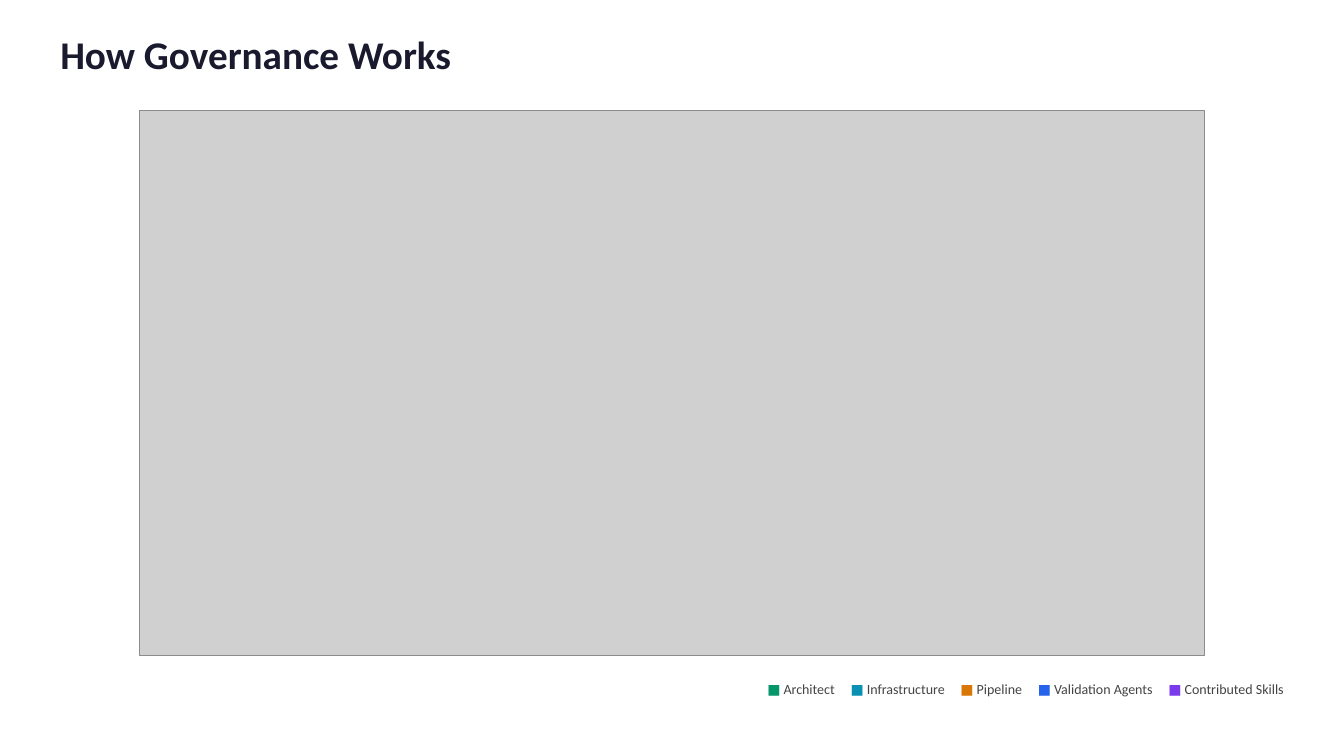
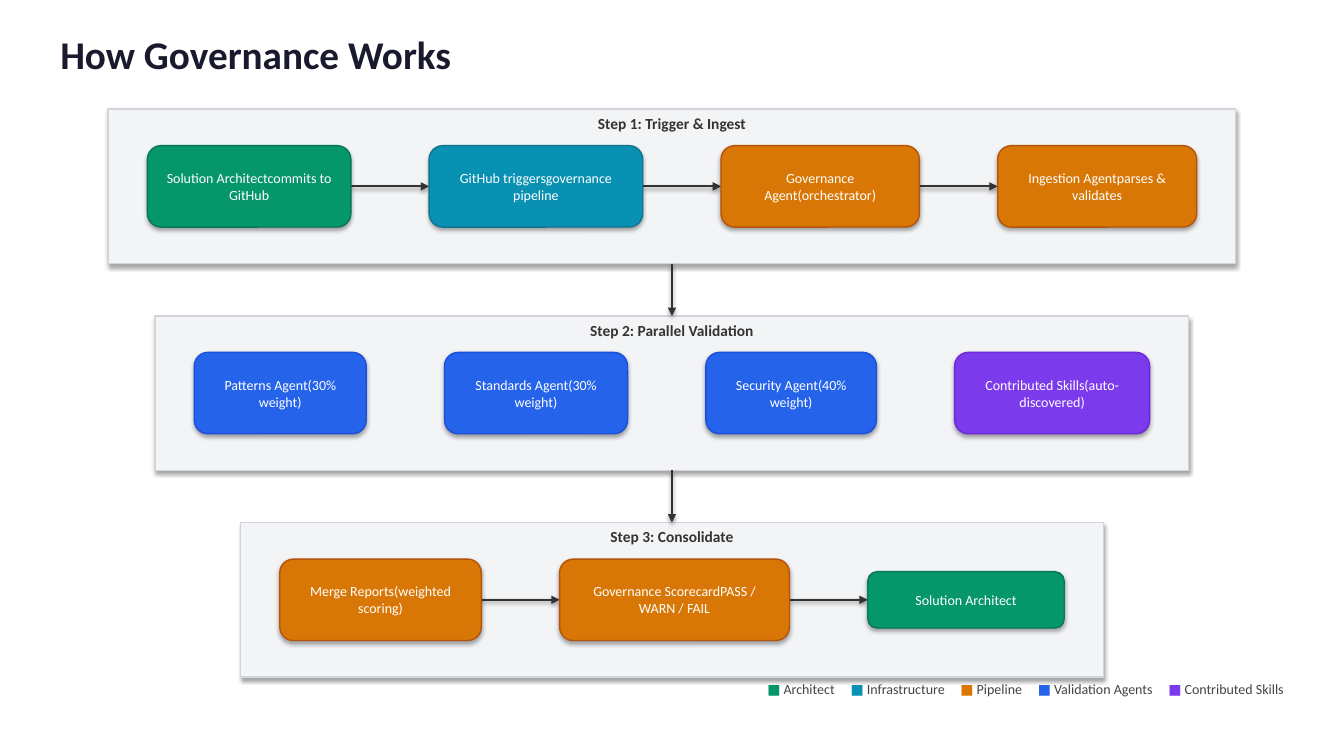
Before and after one commit to byrash/architecture-governance, a slide deck: slide 5 of output/architecture-governance-lifecycle.pptx. Drawn at 1344x756 pixels with LibreOffice and Linux fonts; fonts in the diff are those of the drawing; grey boxes stand for pictures. Boxes give left, top, right and bottom in pixels: in the first picture for what was removed or moved away, otherwise in the second. Text is boxed around its words. In the diff, an @@ line names an element or a change of style, - is before the commit and + after.

```diff
--- a/output/architecture-governance-lifecycle.pptx
+++ b/output/architecture-governance-lifecycle.pptx
@@ rectangle added at (108,109,1236,263), fill #F3F4F6, outline #D1D5DB 1 pt, 11 pt, text #333333, bold @@
+Step 1: Trigger & Ingest
@@ picture removed at (140,111,1205,655) @@
@@ rounded rectangle added at (147,146,351,228), fill #059669, outline #047857 1 pt, 10 pt, text #FFFFFF @@
+Solution Architectcommits to GitHub
@@ rounded rectangle added at (430,146,643,228), fill #0891B2, outline #0E7490 1 pt, 10 pt, text #FFFFFF @@
+GitHub triggersgovernance pipeline
@@ rounded rectangle added at (721,146,920,228), fill #D97706, outline #B45309 1 pt, 10 pt, text #FFFFFF @@
+Governance Agent(orchestrator)
@@ rounded rectangle added at (998,146,1197,228), fill #D97706, outline #B45309 1 pt, 10 pt, text #FFFFFF @@
+Ingestion Agentparses & validates
@@ arrow added from (351, 187) to (430, 187), #333333 1.5 pt @@
@@ arrow added from (643, 187) to (721, 187), #333333 1.5 pt @@
@@ arrow added from (920, 187) to (998, 187), #333333 1.5 pt @@
@@ arrow added from (673, 264) to (673, 316), #333333 1.5 pt @@
@@ rectangle added at (155,316,1189,470), fill #F3F4F6, outline #D1D5DB 1 pt, 11 pt, text #333333, bold @@
+Step 2: Parallel Validation
@@ rounded rectangle added at (195,353,367,435), fill #2563EB, outline #1D4ED8 1 pt, 10 pt, text #FFFFFF @@
+Patterns Agent(30% weight)
@@ rounded rectangle added at (445,353,628,435), fill #2563EB, outline #1D4ED8 1 pt, 10 pt, text #FFFFFF @@
+Standards Agent(30% weight)
@@ rounded rectangle added at (706,353,876,435), fill #2563EB, outline #1D4ED8 1 pt, 10 pt, text #FFFFFF @@
+Security Agent(40% weight)
@@ rounded rectangle added at (955,353,1149,435), fill #7C3AED, outline #6D28D9 1 pt, 10 pt, text #FFFFFF @@
+Contributed Skills(auto-discovered)
@@ arrow added from (673, 471) to (673, 522), #333333 1.5 pt @@
@@ rectangle added at (241,522,1104,677), fill #F3F4F6, outline #D1D5DB 1 pt, 11 pt, text #333333, bold @@
+Step 3: Consolidate
@@ rounded rectangle added at (280,560,482,641), fill #D97706, outline #B45309 1 pt, 10 pt, text #FFFFFF @@
+Merge Reports(weighted scoring)
@@ rounded rectangle added at (560,560,789,641), fill #D97706, outline #B45309 1 pt, 10 pt, text #FFFFFF @@
+Governance ScorecardPASS / WARN / FAIL
@@ rounded rectangle added at (868,572,1065,628), fill #059669, outline #047857 1 pt, 10 pt, text #FFFFFF @@
+Solution Architect
@@ arrow added from (482, 600) to (560, 600), #333333 1.5 pt @@
@@ arrow added from (789, 600) to (868, 600), #333333 1.5 pt @@
```
Also in this commit, not shown: 9 other slides changed, 22 other files.
